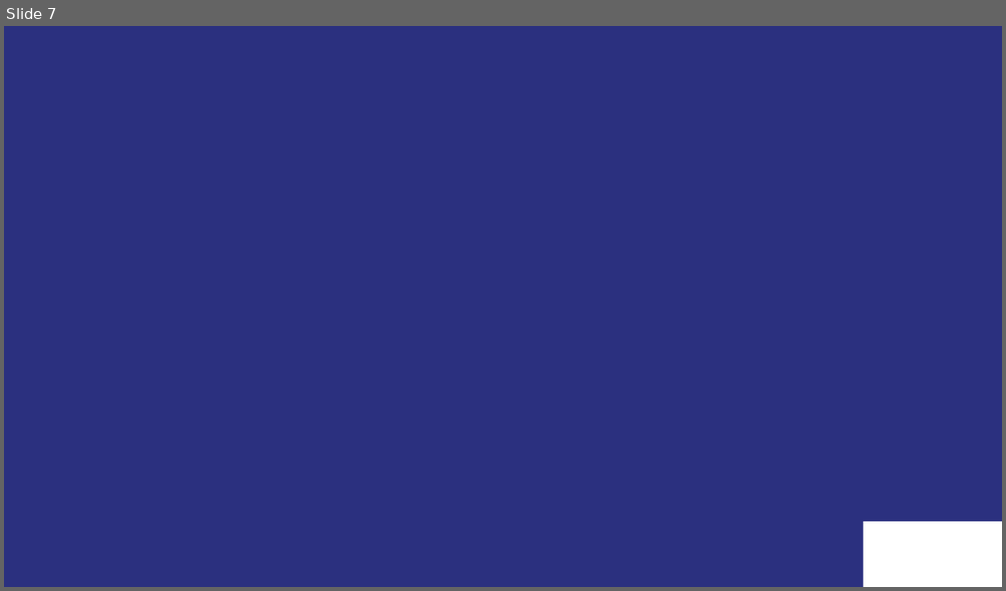
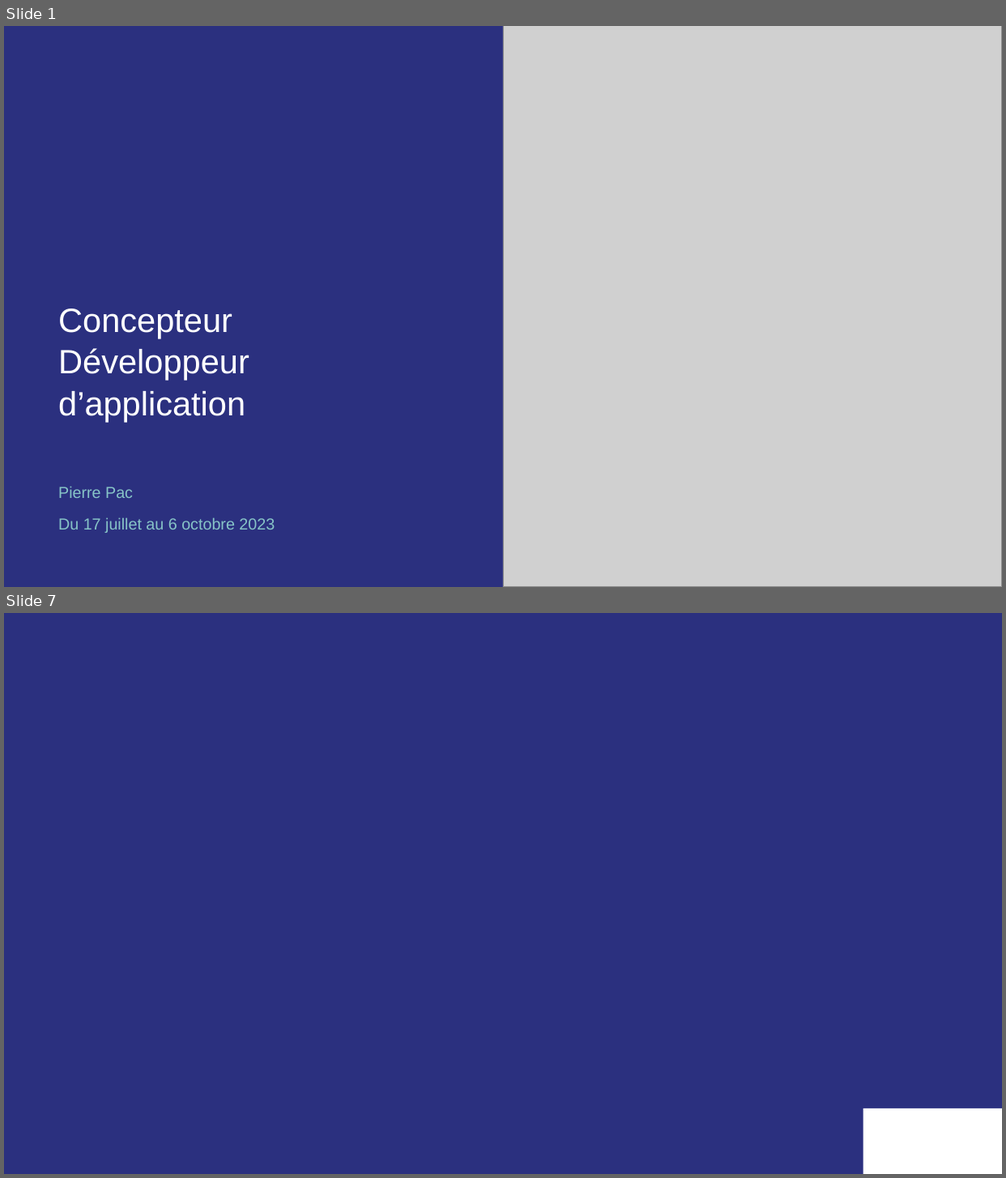
Before and after one commit to PierrePac/miphi, a slide deck: Annexe/Dossier/Présentation1.pptx. Shown one above the other, each under a label of ours: slide 7 before the commit, slides 1 and 7 after it; the slides between them are not shown. The pictures are 1006x591 and 1006x1178 pixels, drawn with LibreOffice and Linux fonts; fonts in the diff are those of the drawing; grey boxes stand for pictures; background and template pictures are left out. Boxes give left, top, right and bottom in pixels: in the first picture for what was removed or moved away, otherwise in the second. Text is boxed around its words. In the diff, an @@ line names an element or a change of style, - is before the commit and + after.

```diff
--- a/Annexe/Dossier/Présentation1.pptx
+++ b/Annexe/Dossier/Présentation1.pptx
@@ slide 1 added at bbox=[4, 26, 1002, 587], background #2B307F @@
@@ picture added at bbox=[503, 26, 1002, 587] @@
@@ title added at bbox=[58, 309, 249, 421], 32.4 pt, text #FFFFFF @@
+Concepteur Développeur d’application
@@ subtitle added at bbox=[58, 486, 275, 533], 15.4 pt, text #87C4C7 @@
+Pierre Pac
+Du 17 juillet au 6 octobre 2023
@@ rectangle added at bbox=[863, 522, 1002, 587], fill #FFFFFF, outline #FFFFFF 0.25 pt @@
@@ rectangle added at bbox=[863, 522, 1002, 587], fill #FFFFFF @@
```
Also in this commit, not shown: 38 slides changed, 2 other slides added, 3 slides removed, 7 other files.
